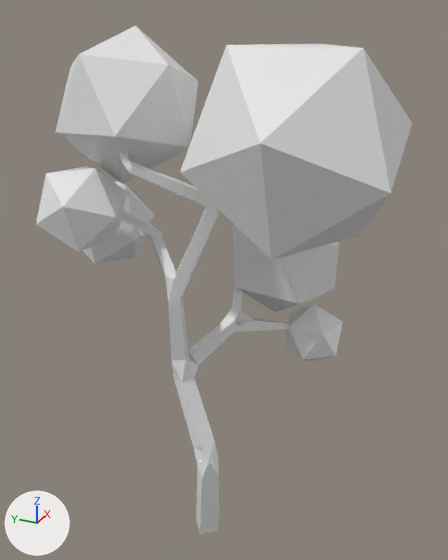
The Blender file models/whackTree.blend as it was, and as the next commit left it.
One viewpoint serves both versions: a 50 mm lens placed at (-6.72, -3.33, 7.76), pointed at (1.07, 0.18, 3.87). The lights are fixed; the arrows at lower left show +X, +Y and +Z.
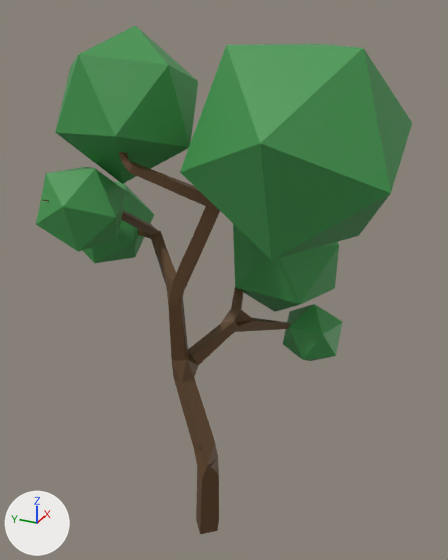
What changed in the scene script:
```text
Add mat_green:
    mat_green = principled_material('Green')
    mat_green.base_color = (0.0529, 0.311, 0.0759)  # green #41974e
Add mat_brown:
    mat_brown = principled_material('Brown')
    mat_brown.base_color = (0.123, 0.0603, 0.0217)  # brown #624529
Change me_icosphere_002:
    where me_icosphere_002.from_pydata(...)  # 350 vertices, 637 faces, 2 loose edges; spans x -3.22..3.08, y -6.5..0.85, z -6.59..3.07
    used by ob_icosphere_002; location = (0.9, 2.06, 4.59); rotation_euler = (-0.411, -0.365, -0.177), in degrees (-24, -21, -10); scale = (0.718, 0.718, 0.718)
    me_icosphere_002 part 1: 517 of the faces centred in x -3.05..2.11, y -5.45..-0.09, z -6.52..1.97 switch from no material to mat_brown (brown #624529)
    me_icosphere_002 part 2: 120 of the faces centred in x -1.77..2.83, y -6.35..0.74, z -5.25..3.0 switch from no material to mat_green (green #41974e)
```

Where the change shows, as pixel boxes (x1, y1, x2, y2) in the pictures (448 x 560 px):
part 1 of me_icosphere_002, recoloured (grey to brown)
    both: (42, 152, 290, 534)
part 2 of me_icosphere_002, recoloured (white to green)
    both: (36, 25, 412, 361)
